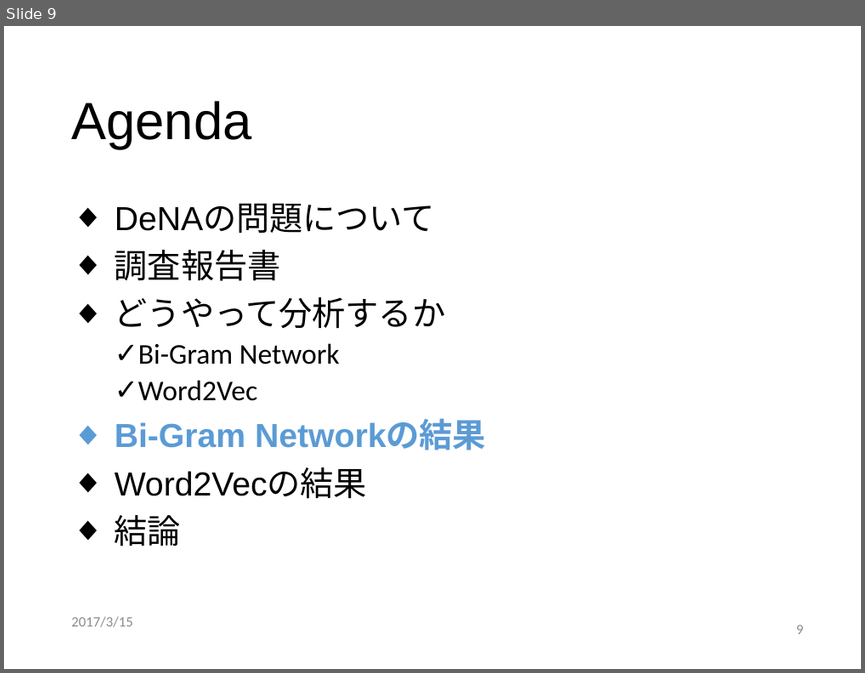
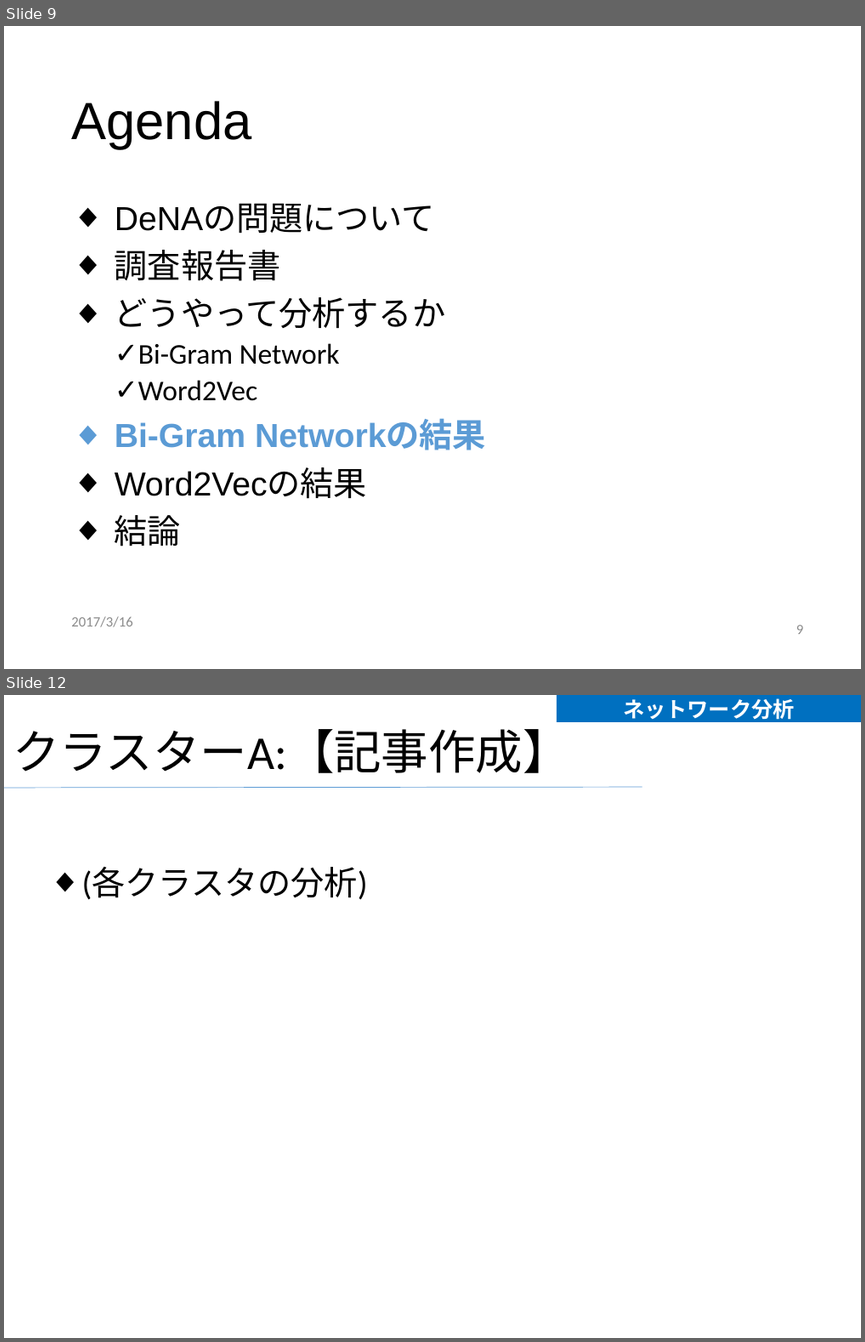
Before and after one commit to fufufukakaka/dena-visualize, a slide deck: dena-visualize.pptx. Shown one above the other, each under a label of ours: slide 9 before the commit, slides 9 and 12 after it; the slides between them are not shown. The pictures are 865x673 and 865x1342 pixels, drawn with LibreOffice and Linux fonts; fonts in the diff are those of the drawing; background and template pictures are left out. Boxes give left, top, right and bottom in pixels: in the first picture for what was removed or moved away, otherwise in the second. Text is boxed around its words. In the diff, an @@ line names an element or a change of style, - is before the commit and + after.

```diff
--- a/dena-visualize.pptx
+++ b/dena-visualize.pptx
@@ slide 12 added at (4, 695, 861, 1338), background picture (left out) @@
@@ text added at (556, 695, 861, 722), fill #0070C0, 18 pt, text #FFFFFF, bold @@
+ネットワーク分析
@@ title added at (12, 729, 570, 773), 39.6 pt, text #000000 @@
+クラスターA:【記事作成】
@@ line added from (4, 788) to (642, 787), #5B9BD5 0.5 pt @@
@@ text added at (82, 867, 368, 900), 28 pt, text #000000 @@
+◆ (各クラスタの分析)
@@ slide 9 changed as well @@
@@ text at (71, 616, 132, 627): text changed @@
-2017/3/15
+2017/3/16
```
Also in this commit, not shown: 11 other slides changed, 5 other slides added, 3 other files.
